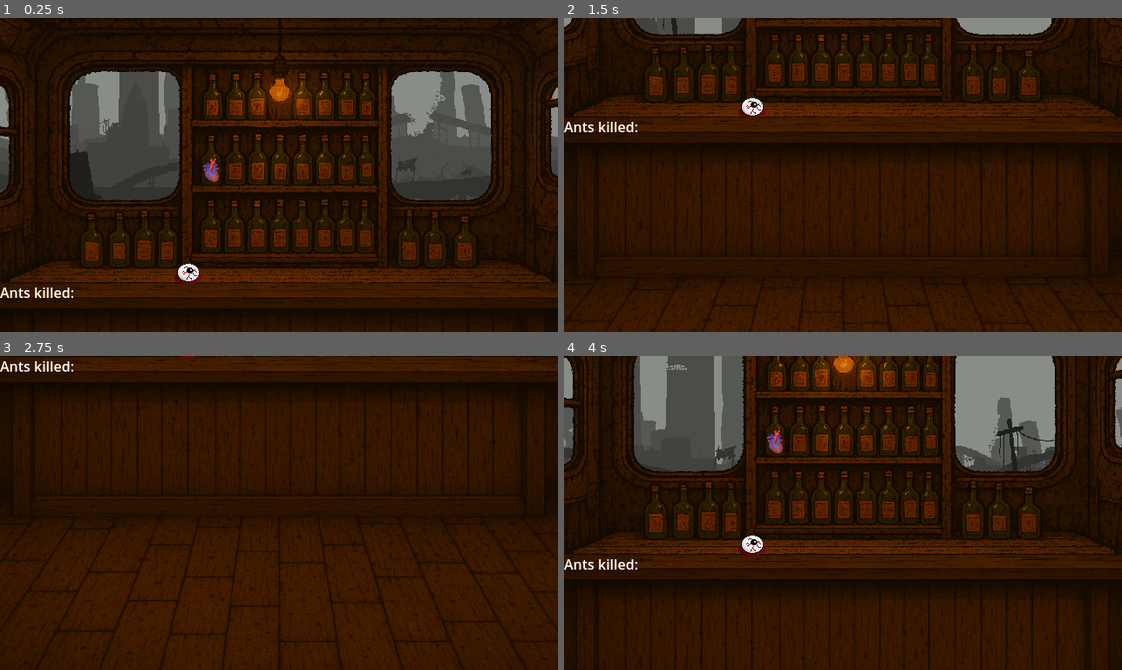
Above: before the commit, frames 1-4 (two rows, left to right).
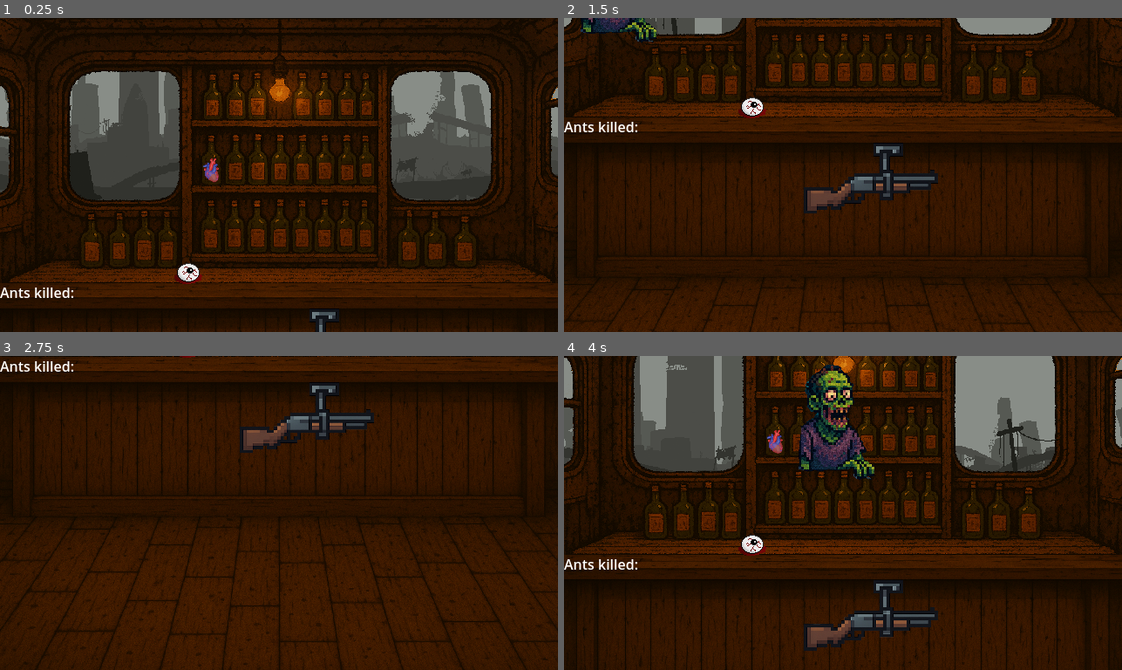
Above: after the commit, the same moments.

Repository: Iaotle/zombie-soup
Game: Godot game, scene res://Scenes/main.tscn
Two runs of this game, one before a commit and one after it. Both use one fixed random seed, a clock stepped at 60 frames per second and the inputs below.
Inputs (mouse positions are in pixels of both pictures, inside the frame that each line leads up to):
- Up to frame 1 (0.25 s): no input
- Up to frame 2 (1.5 s): move the mouse to (965, 159) at 0.52 s; hold Mouse wheel down (scroll_down) 0.53-1.28 s; click (965, 159) at 0.67 s; move the mouse to (731, 190) at 1.27 s; tap Mouse wheel up (scroll_up) at 1.35 s; click (731, 190) at 1.42 s
- Up to frame 3 (2.75 s): move the mouse to (334, 443) at 2.02 s; hold Mouse wheel down (scroll_down) from 2.03 s (still down); click (334, 443) at 2.17 s
- Up to frame 4 (4 s): tap Enter at 2.75 s; move the mouse to (815, 575) at 2.77 s; release Mouse wheel down (scroll_down) at 2.78 s; tap Mouse wheel up (scroll_up) at 2.85 s; click (815, 575) at 2.92 s; move the mouse to (1010, 560) at 3.52 s; hold Mouse wheel down (scroll_down) from 3.53 s (still down); click (1010, 560) at 3.67 s

The runs differ from the first frame. In frame 1, 0.2% of the frame differs, in the area x 55-61%, y 92-100%; in frame 2, 2.6%; in frame 3, 1.9%; in frame 4, 4.8%, in the area x 42-68%, y 2-94%.

Commit message:
enemy handler wip

Diff:
--- a/Scenes/main.gd
+++ b/Scenes/main.gd
@@ -1,10 +1,97 @@
 extends Node2D
-# 140, 150 window 1
-# 505, 150 window 2
 
-# enemies should appear randomly off-screen, then walk towards window 1 or 2. then enemies have a demand for a certain ingredient.
+@export var calm_texture: Texture2D
+@export var angry_texture: Texture2D
+@export var ingredient: Array[String] = []
 
-var ingredient: Array[String] = [
-]
+var sprite: Sprite2D
+var target_pos: Vector2
+var target_window: int
+var current_ingredient: String
+var state: String = "idle"
+var demand_timer: Timer
+var angry_timer: Timer
 
-# enemies switch from calm sprite to angry sprite when they have not been fed. player has to shotgun them
+func _ready():
+	randomize()
+	spawn_zombie()
+
+func spawn_zombie():
+	if sprite:
+		sprite.queue_free()
+	sprite = Sprite2D.new()
+	sprite.texture = calm_texture
+	sprite.scale = Vector2(0.13, 0.13)
+	add_child(sprite)
+
+	var screen_size = get_viewport_rect().size
+	var left_side = randi() % 2 == 0
+	var off_x = - sprite.texture.get_width() * sprite.scale.x if left_side else screen_size.x + sprite.texture.get_width() * sprite.scale.x
+	sprite.position = Vector2(off_x, 152)
+
+	target_window = randi() % 2 + 1
+	target_pos = Vector2(147, 152) if target_window == 1 else Vector2(512, 152)
+	state = "walking"
+	print("Spawned zombie, target window %d" % target_window)
+
+	if not demand_timer:
+		demand_timer = Timer.new()
+		demand_timer.one_shot = true
+		add_child(demand_timer)
+		demand_timer.connect("timeout", Callable(self, "_on_demand_timeout"))
+	if not angry_timer:
+		angry_timer = Timer.new()
+		angry_timer.one_shot = true
+		add_child(angry_timer)
+		angry_timer.connect("timeout", Callable(self, "_on_angry_timeout"))
+
+func _process(delta):
+	if state == "walking":
+		sprite.position = sprite.position.move_toward(target_pos, 100 * delta)
+		if sprite.position.distance_to(target_pos) < 5:
+			sprite.position = target_pos
+			state = "waiting"
+			current_ingredient = ingredient[randi() % ingredient.size()] if ingredient.size() > 0 else ""
+			print("Zombie arrived at window %d, demand: %s" % [target_window, current_ingredient])
+			demand_timer.start(5)
+
+func feed_zombie():
+	if state == "waiting":
+		print("Fed zombie with %s" % current_ingredient)
+		demand_timer.stop()
+		sprite.queue_free()
+		spawn_zombie()
+
+func _on_demand_timeout():
+	print("Zombie not fed, getting angry")
+	become_angry()
+
+func become_angry():
+	state = "angry"
+	sprite.texture = angry_texture
+	sprite.scale = Vector2(0.29, 0.29)
+	sprite.position = Vector2(140, 162) if target_window == 1 else Vector2(500, 162)
+	print("Zombie is angry!")
+	angry_timer.start(5)
+
+func _input(event):
+	if state == "angry" and event is InputEventMouseButton and event.pressed:
+		if event.position.distance_to(sprite.position) < sprite.texture.get_width() * sprite.scale.x * 0.5:
+			print("Zombie shot!")
+			angry_timer.stop()
+			sprite.queue_free()
+			spawn_zombie()
+
+func _on_angry_timeout():
+	print("Zombie not shot, game over")
+	game_over()
+
+func game_over():
+	var label = Label.new()
+	label.text = "Game Over"
+	label.modulate = Color.RED
+	# label.align = Label.Align.CENTER
+	# label.valign = Label.VAlign.CENTER
+	var center = get_viewport_rect().size / 2
+	label.position = center - (label.get_size() / 2)
+	add_child(label)
--- a/Scenes/main.tscn
+++ b/Scenes/main.tscn
@@ -1,6 +1,8 @@
-[gd_scene load_steps=9 format=3 uid="uid://funbevyd5jtw"]
+[gd_scene load_steps=13 format=3 uid="uid://funbevyd5jtw"]
 
 [ext_resource type="PackedScene" uid="uid://cgx045qeg6ebk" path="res://Scenes/parallax.tscn" id="1_bo1nx"]
+[ext_resource type="Script" uid="uid://duqfm43noky6r" path="res://Scenes/main.gd" id="1_d1ilt"]
+[ext_resource type="Texture2D" uid="uid://b504wdgwghyfj" path="res://Sprites/zombie.png" id="2_6iyac"]
 [ext_resource type="Texture2D" uid="uid://cn6ruatx3kkyc" path="res://Sprites/bg/tt.png" id="2_8gbba"]
 [ext_resource type="AudioStream" uid="uid://csr6aqjrxua5" path="res://inside-old-train-169418.mp3" id="3_8gbba"]
 [ext_resource type="Script" uid="uid://chube24h7y0h" path="res://Scenes/camera_2d.gd" id="4_21xkr"]
@@ -8,8 +10,13 @@
 [ext_resource type="PackedScene" uid="uid://dve1iy000ntm2" path="res://Scenes/underthecounter.tscn" id="5_kry3j"]
 [ext_resource type="Texture2D" uid="uid://dwok1ybywkx6n" path="res://Sprites/heart.png" id="7_344ge"]
 [ext_resource type="Texture2D" uid="uid://denaculunq3vk" path="res://Sprites/eye.png" id="8_ynf5e"]
+[ext_resource type="Texture2D" uid="uid://ct1q0vl12ur8f" path="res://Concepts/ChatGPT Image Jun 7, 2025, 05_45_49 PM.png" id="10_6iyac"]
+[ext_resource type="Texture2D" uid="uid://dj5gkn2be1840" path="res://Sprites/zombie_mad.png" id="11_d1ilt"]
 
 [node name="Main" type="Node2D"]
+script = ExtResource("1_d1ilt")
+calm_texture = ExtResource("2_6iyac")
+angry_texture = ExtResource("11_d1ilt")
 
 [node name="Parallax" parent="." instance=ExtResource("1_bo1nx")]
 
@@ -47,3 +54,8 @@
 [node name="Eye" type="Sprite2D" parent="."]
 position = Vector2(216, 293)
 texture = ExtResource("8_ynf5e")
+
+[node name="Shotgun" type="Sprite2D" parent="."]
+position = Vector2(350, 388)
+scale = Vector2(0.162109, 0.162109)
+texture = ExtResource("10_6iyac")
Not shown, added: Sprites/zombie.png.import
Not shown, added: Sprites/zombie_mad.png.import
